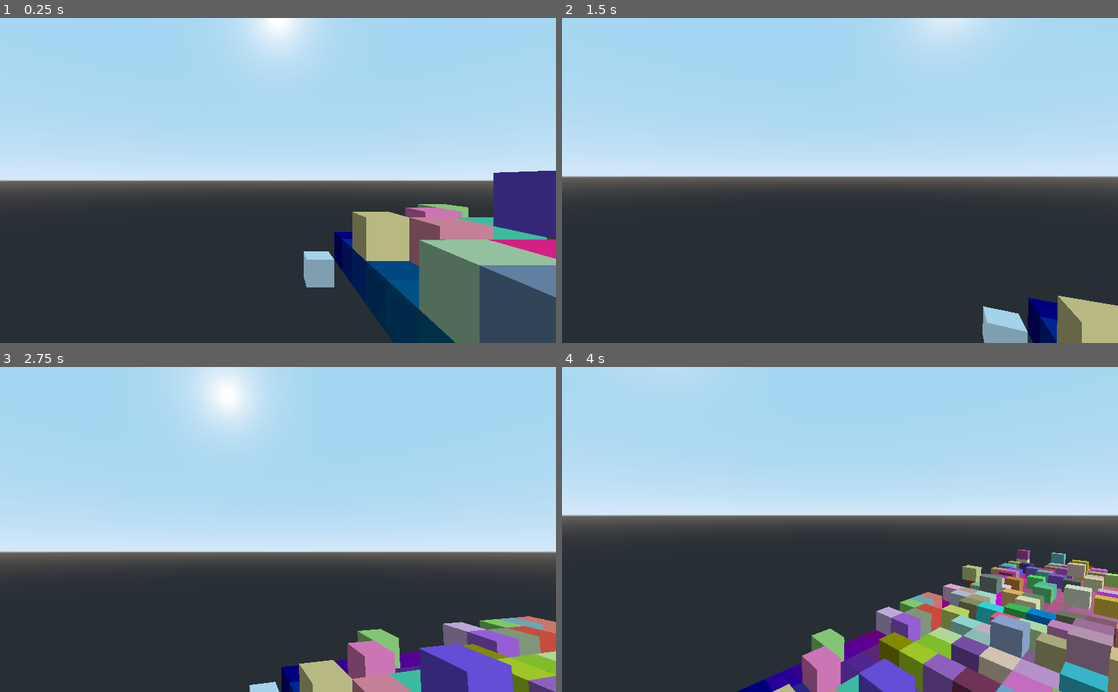
Above: before the commit, frames 1-4 (two rows, left to right).
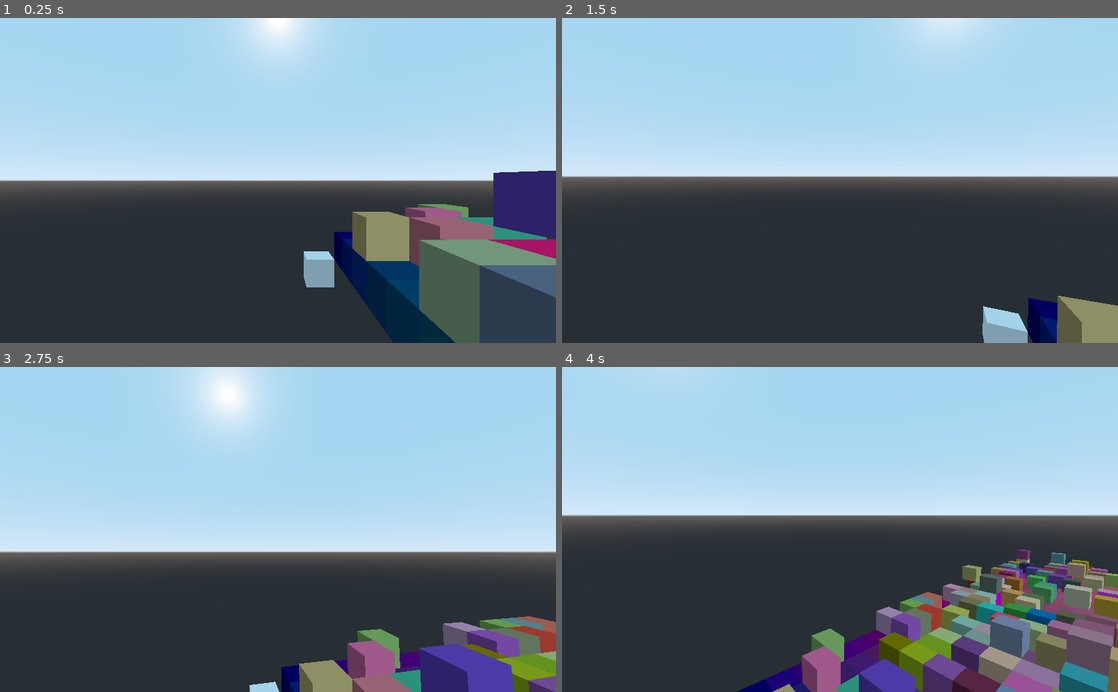
Above: after the commit, the same moments.

Repository: CrispyPin/voxel-raymarcher
Game: Godot game, scene res://main.tscn
The game is run twice, just before and just after one commit, with the same random seed, the same clock (stepped at 60 frames per second) and the same inputs.
Inputs (mouse positions are in pixels of both pictures, inside the frame that each line leads up to):
- Up to frame 1 (0.25 s): no input
- Up to frame 2 (1.5 s): tap Enter at 0.5 s; move the mouse to (867, 180) at 0.52 s; hold Up (ui_up) from 0.53 s (still down); tap Space at 1.25 s; move the mouse to (812, 180) at 1.27 s
- Up to frame 3 (2.75 s): keep holding Up (ui_up); move the mouse to (289, 523) at 2.02 s
- Up to frame 4 (4 s): keep holding Up (ui_up); tap Enter at 2.75 s; move the mouse to (834, 536) at 2.77 s; tap Space at 3.5 s; move the mouse to (878, 532) at 3.52 s

The runs differ from the first frame. In frame 1, 5.4% of the frame differs, in the area x 60-100%, y 47-99%; in frame 2, 1.3%; in frame 3, 6.2%; in frame 4, 11%, in the area x 31-100%, y 56-100%.

Commit message:
fix edge artifacts

Diff:
--- a/cube-raymarch/raymarch.shader
+++ b/cube-raymarch/raymarch.shader
@@ -34,13 +34,12 @@
 	while (ray_len <= 100.0 && steps < 200) {
 		steps++;
 		vec3 p = ro + ray_len * ray_dir;
-		vec4 col = get_voxel(p);
+		vec4 col = get_voxel(p - fract(p)+0.5);
 		if (col.a > 0.) {
-			//vec3 norm = normalize(floor(prev_p) - floor(p));
 			vec3 norm = get_normal(p);
 			float sun_light = clamp(dot(norm, normalize(vec3(1., 8., 2.))), 0, 1);
 			sun_light = max(sun_light, 0.0);
-			sun_light = sun_light*0.8+0.1;
+			sun_light = sun_light*0.4+0.1;
 			col.rgb *= vec3(sun_light);
 			//col = vec4(vec3(float(steps)/200.), 1);
 			return col;
